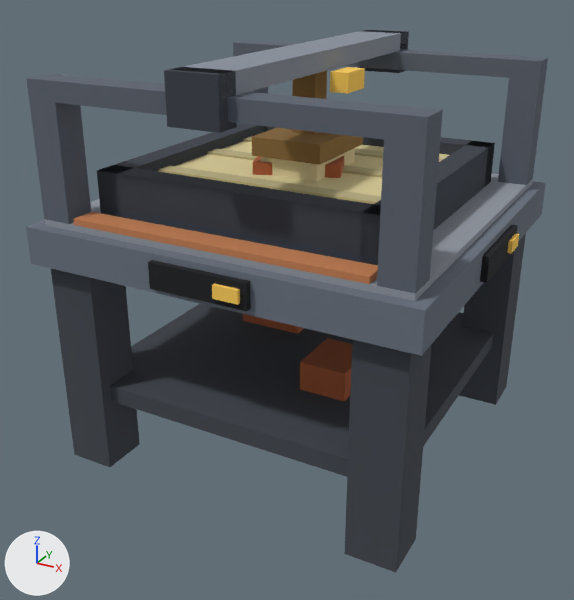
A saved change to the glTF model assets/models/archeo.glb.
The view is the same before and after, from a 50 mm lens placed at (1.42, -1.288, 1.26), pointed at (0.478, 0.425, 0.404). Every picture has the same lights, and +X, +Y and +Z are marked at lower left. The picture after the commit comes second.

Names of what the first picture shows: 'body.054', 'brush', 'tier.029'.
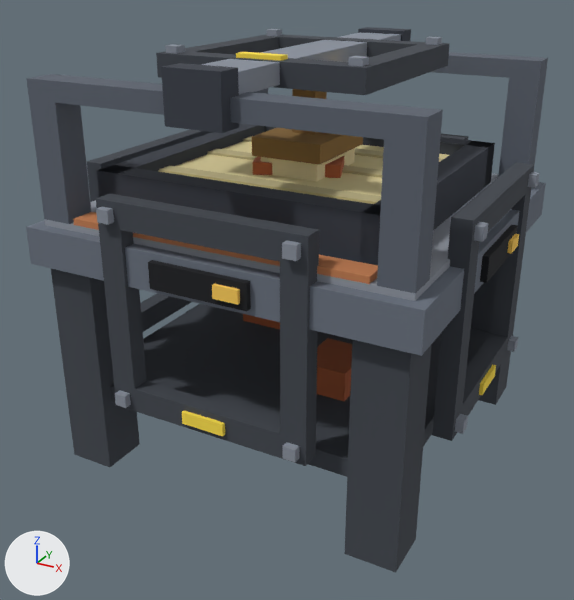
Changed parts and their boxes [x1, y1, x2, y2] in the pictures (574 x 600 px):
'link_y-.039', added
    after: [96, 193, 319, 466]
    faces in mat_case_dark (dark grey #42474f): [96, 193, 319, 466]
    faces in mat_steel (grey #8a919d): [96, 207, 301, 462]
    faces in mat_glow_energy (yellow #ffe14a): [182, 410, 225, 436]
'link_x+.039', added
    after: [432, 162, 540, 441]
    faces in mat_case_dark (dark grey #42474f): [432, 162, 534, 441]
    faces in mat_steel (grey #8a919d): [455, 172, 540, 434]
    faces in mat_glow_energy (yellow #ffe14a): [479, 365, 496, 395]
'link_z+.037', added
    after: [156, 29, 450, 95]
    faces in mat_case_dark (dark grey #42474f): [156, 34, 450, 95]
    faces in mat_steel (grey #8a919d): [165, 29, 442, 66]
    faces in mat_glow_energy (yellow #ffe14a): [236, 52, 288, 61]
'link_x-.039', added (mostly hidden)
    after: [86, 129, 212, 332]
    faces in mat_case_dark (dark grey #42474f): [87, 129, 212, 332]
'link_y+.039', added (mostly hidden)
    after: [441, 134, 469, 140]
'tier.029', unchanged, covered by the edit
    both: [73, 212, 378, 284]

The change in detail:
Material 'glow_energy' (mat_glow_energy) is new.
Its base color is (1.0, 0.753, 0.0685) (yellow #ffe14a).
Its roughness is 1.0.
Mesh me_archeo_link_z is new.
It has 64 vertices, 108 faces and spans x 0.238..0.762, y 0.238..0.762, z 0.991..1.061.
Faces by material slot: [48, 48, 12].
It uses material mat_case_dark (dark grey #42474f).
It uses material mat_steel (grey #8a919d).
It uses material mat_glow_energy (yellow #ffe14a).
Mesh me_archeo_link_y_1 is new.
It has 72 vertices, 108 faces and spans x 0.238..0.763, y -0.028..0.038, z 0.238..0.762.
Faces by material slot: [48, 48, 12].
It uses material mat_case_dark (dark grey #42474f).
It uses material mat_steel (grey #8a919d).
It uses material mat_glow_energy (yellow #ffe14a).
Mesh me_archeo_link_y is new.
It has 64 vertices, 108 faces and spans x 0.238..0.762, y 0.962..1.028, z 0.238..0.762.
Faces by material slot: [48, 48, 12].
It uses material mat_case_dark (dark grey #42474f).
It uses material mat_steel (grey #8a919d).
It uses material mat_glow_energy (yellow #ffe14a).
Mesh me_archeo_link_x_1 is new.
It has 68 vertices, 108 faces and spans x -0.028..0.038, y 0.238..0.762, z 0.238..0.762.
Faces by material slot: [48, 48, 12].
It uses material mat_case_dark (dark grey #42474f).
It uses material mat_steel (grey #8a919d).
It uses material mat_glow_energy (yellow #ffe14a).
Mesh me_archeo_link_x is new.
It has 64 vertices, 108 faces and spans x 0.962..1.028, y 0.238..0.762, z 0.238..0.762.
Faces by material slot: [48, 48, 12].
It uses material mat_case_dark (dark grey #42474f).
It uses material mat_steel (grey #8a919d).
It uses material mat_glow_energy (yellow #ffe14a).
Object 'link_z+.037' (ob_link_z__037) is new; it shows me_archeo_link_z.
Its location is (0.0, 0.0, 0.0).
Object 'link_y-.039' (ob_link_y__039_1) is new; it shows me_archeo_link_y_1.
Its location is (0.0, 0.0, 0.0).
Object 'link_y+.039' (ob_link_y__039) is new; it shows me_archeo_link_y.
Its location is (0.0, 0.0, 0.0).
Object 'link_x-.039' (ob_link_x__039_1) is new; it shows me_archeo_link_x_1.
Its location is (0.0, 0.0, 0.0).
Object 'link_x+.039' (ob_link_x__039) is new; it shows me_archeo_link_x.
Its location is (0.0, 0.0, 0.0).
